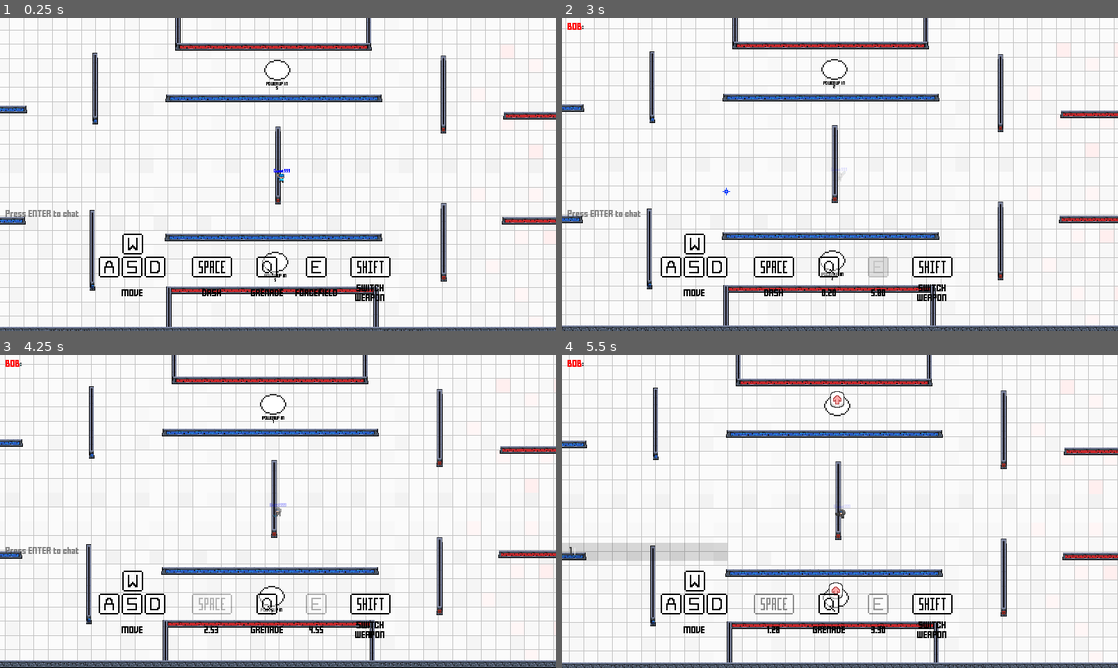
Above: before the commit, frames 1-4 (two rows, left to right).
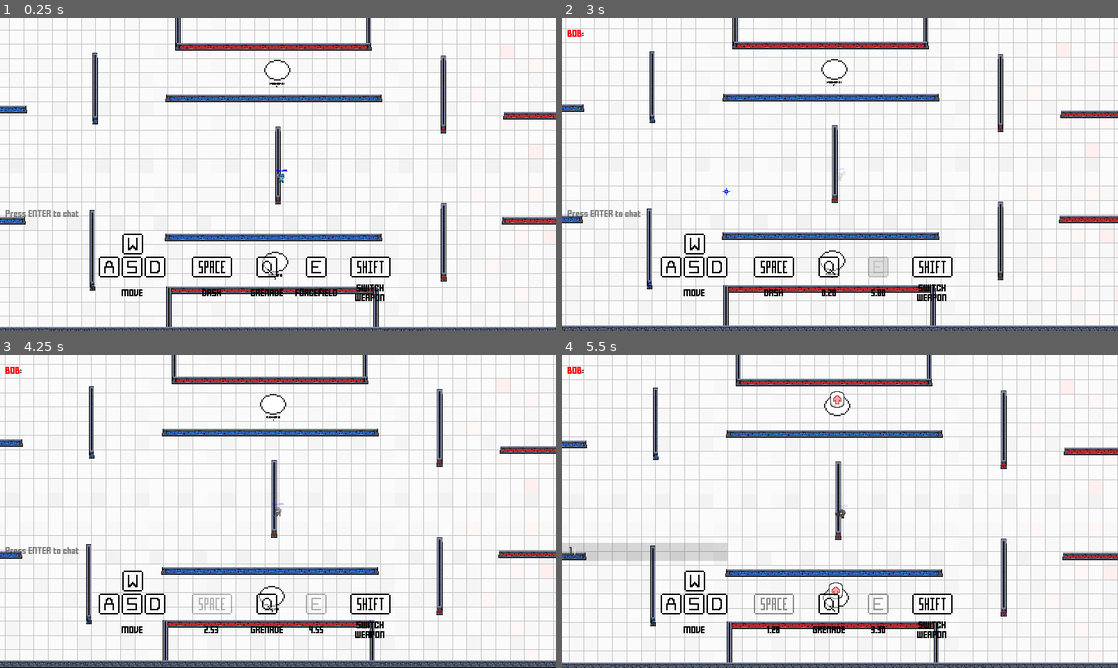
Above: after the commit, the same moments.

Repository: MarshallJDem/SuperCTF
Game: Godot game, scene res://GameContent/Main.tscn
Two runs of this game, one before a commit and one after it. Both use one fixed random seed, a clock stepped at 60 frames per second and the inputs below. This scene is started directly instead of the project's main scene. Sound files missing from this copy of the repository are replaced by a short silence.
Inputs (mouse positions are in pixels of both pictures, inside the frame that each line leads up to):
- Up to frame 1 (0.25 s): no input
- Up to frame 2 (3 s): click (645, 215) at 0.52 s; type "12" at 0.6 s; tap Enter at 1.25, 2.75 s; move the mouse to (962, 158) at 1.27 s; press the mouse at (962, 158) at 1.28 s; hold Right 1.28-2.03 s; tap Space at 1.52, 2, 2.27 s; move the mouse to (728, 190) at 2.02 s; release the mouse at (728, 190) at 2.03 s; hold Down 2.03-2.78 s; right-click (728, 190) at 2.1 s; move the mouse to (895, 105) at 2.77 s; hold Right from 2.78 s (still down); hold E from 2.78 s (still down)
- Up to frame 3 (4.25 s): move the mouse to (250, 574) at 3.52 s; release Right at 3.53 s; release E at 3.53 s; hold Up from 3.53 s (still down); tap Shift at 3.6 s; tap Space at 3.77 s
- Up to frame 4 (5.5 s): move the mouse to (1006, 558) at 4.27 s; release Up at 4.28 s; hold Left from 4.28 s (still down); tap Enter at 4.35 s; tap Space at 4.52, 5.27 s; move the mouse to (673, 464) at 5.02 s; tap 1 at 5.1 s

The runs differ from the first frame. In frame 1, less than 0.1% of the frame differs, in the area x 47-53%, y 20-85%; in frame 2, 0.2%; in frame 3, 0.2%, in the area x 1-52%, y 1-84%; in frame 4, 0.1%.

Commit message:
Fixed variuos UI Sizing issues

Diff:
--- a/GameContent/Main.tscn
+++ b/GameContent/Main.tscn
@@ -79,8 +79,10 @@
 }
 
 [node name="Chat_Box" type="RichTextLabel" parent="UI_Layer"]
+margin_top = 10.0
 margin_right = 292.0
 margin_bottom = 334.0
+rect_clip_content = false
 custom_styles/normal = SubResource( 3 )
 custom_fonts/normal_font = ExtResource( 5 )
 bbcode_enabled = true
@@ -92,8 +94,8 @@
 
 [node name="Score_Label" type="RichTextLabel" parent="UI_Layer"]
 anchor_right = 1.0
-margin_top = 20.0
-margin_bottom = 110.0
+margin_top = 30.0
+margin_bottom = 120.0
 rect_clip_content = false
 size_flags_stretch_ratio = 0.0
 custom_fonts/normal_font = ExtResource( 7 )
@@ -346,12 +348,10 @@
 "_edit_use_anchors_": false
 }
 
-[node name="Skirmsh_Subtext" type="RichTextLabel" parent="UI_Layer"]
+[node name="Skirmish_Subtext" type="RichTextLabel" parent="UI_Layer"]
 anchor_right = 1.0
 margin_top = 115.462
-margin_right = 58.0
 margin_bottom = 215.462
-rect_scale = Vector2( 0.950764, 0.950764 )
 rect_clip_content = false
 custom_fonts/normal_font = ExtResource( 12 )
 bbcode_enabled = true
--- a/GameContent/UI_Layer.gd
+++ b/GameContent/UI_Layer.gd
@@ -14,14 +14,14 @@
 		return;
 	if get_tree().get_root().get_node("MainScene/NetworkController").isSkirmish:
 		$Score_Label.bbcode_text = "[center][color=black]SEARCHING " + str(OS.get_system_time_secs() - start_time);
-		$Skirmsh_Subtext.visible = true;
+		$Skirmish_Subtext.visible = true;
 		$Cancel_Button.visible = true;
 	if Globals.experimental:
 		$Score_Label.bbcode_text = "";
-		$Skirmsh_Subtext.visible = false;
+		$Skirmish_Subtext.visible = false;
 		$Cancel_Button.visible = false;
 	else:
-		$Skirmsh_Subtext.visible = false;
+		$Skirmish_Subtext.visible = false;
 	if !Globals.is_typing_in_chat:
 		if Input.is_key_pressed(KEY_E):
 			$"Ability_GUIs/E_GUI".frame = 1;
--- a/fonts/Pixel_Chat.tres
+++ b/fonts/Pixel_Chat.tres
@@ -3,5 +3,6 @@
 [ext_resource path="res://fonts/pixel.TTF" type="DynamicFontData" id=1]
 
 [resource]
+size = 10
 outline_color = Color( 0.988235, 0.0784314, 0.0313726, 1 )
 font_data = ExtResource( 1 )
--- a/fonts/Pixel_SubTitle.tres
+++ b/fonts/Pixel_SubTitle.tres
@@ -3,6 +3,6 @@
 [ext_resource path="res://fonts/pixel.TTF" type="DynamicFontData" id=1]
 
 [resource]
-size = 75
+size = 50
 outline_color = Color( 0, 0, 0, 1 )
 font_data = ExtResource( 1 )
